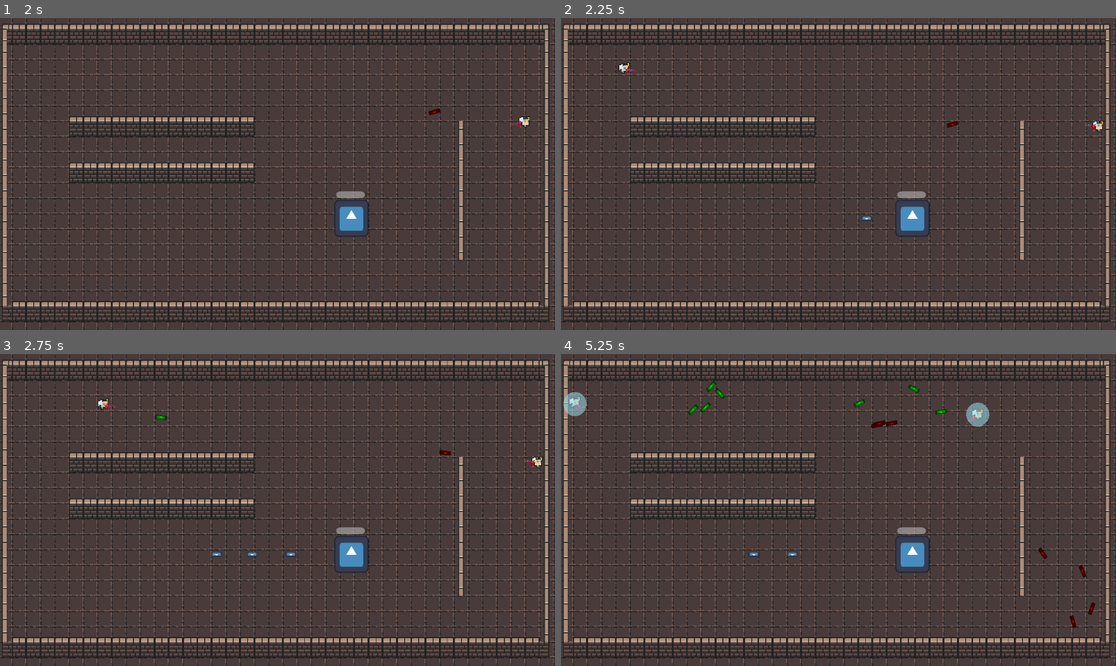
Above: before the commit, frames 1-4 (two rows, left to right).
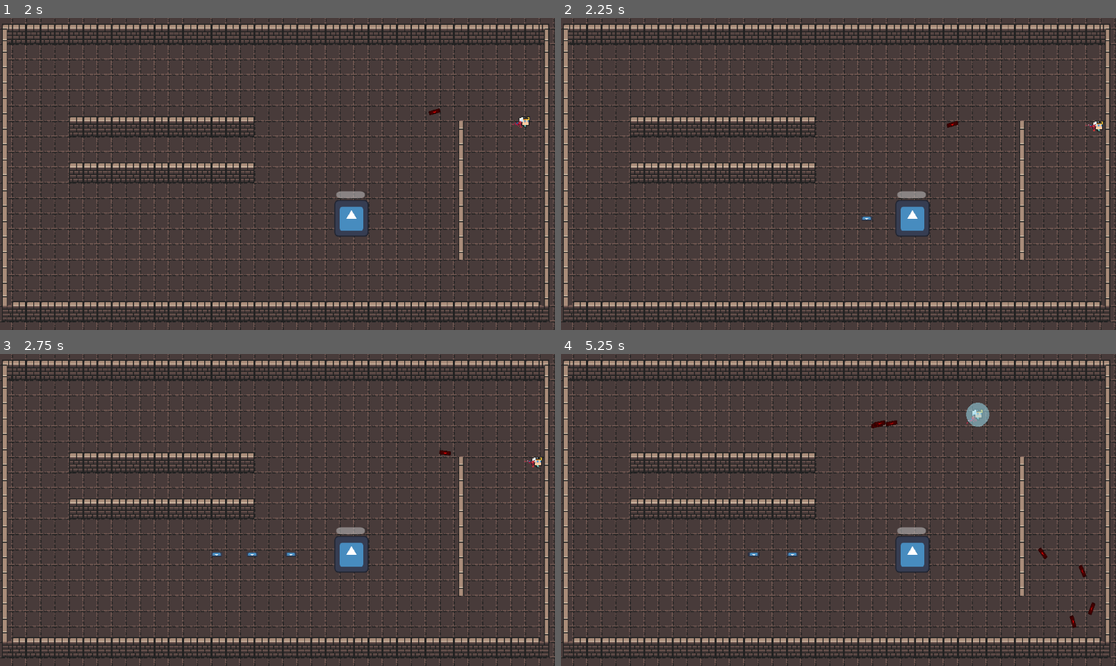
Above: after the commit, the same moments.

Repository: pabril03/ProyectoPLD
Game: Godot game, scene res://escenas/main.tscn
Two runs of this game, one before a commit and one after it. Both use one fixed random seed, a clock stepped at 60 frames per second and the inputs below. This scene is started directly instead of the project's main scene. The engine's default icon, where the game draws it, is replaced by a stand-in: a white triangle on a blue panel in a dark square.
Inputs (mouse positions are in pixels of both pictures, inside the frame that each line leads up to):
- Up to frame 1 (2 s): tap Enter at 0.5 s; move the mouse to (399, 158) at 0.52 s; press the mouse at (399, 158) at 0.53 s; hold D (right) 0.53-1.28 s; move the mouse to (166, 189) at 1.27 s; release the mouse at (166, 189) at 1.28 s; hold S (down) from 1.28 s (still down); right-click (166, 189) at 1.35 s; click (166, 189) at 1.55 s
- Up to frame 2 (2.25 s): tap Space (shield) at 2 s; move the mouse to (894, 105) at 2.02 s; release S (down) at 2.03 s; hold D (right) from 2.03 s (still down); hold Space (shield) from 2.03 s (still down)
- Up to frame 3 (2.75 s): keep holding D (right); keep holding Space (shield); click (333, 441) at 2.3 s
- Up to frame 4 (5.25 s): move the mouse to (810, 572) at 2.77 s; release D (right) at 2.78 s; release Space (shield) at 2.78 s; hold W (up) 2.78-3.53 s; click (810, 572) at 2.85 s; move the mouse to (1005, 556) at 3.52 s; press the mouse at (1005, 556) at 3.53 s; hold A (left) 3.53-5.03 s; move the mouse to (672, 463) at 4.27 s; release the mouse at (672, 463) at 4.28 s; right-click (672, 463) at 4.35 s; click (672, 463) at 4.55 s; move the mouse to (866, 510) at 5.02 s; hold S (down) from 5.03 s (still down); hold Space (shield) from 5.03 s (still down)

Frame 1 is identical in both runs. In frame 2, less than 0.1% of the frame differs, in the area x 10-14%, y 14-19%; in frame 3, less than 0.1%; in frame 4, 0.5%, in the area x 0-70%, y 8-21%.

Commit message:
Fixed respawns and phrases.
Añadidas frases de eliminación de enemigos. Arreglados los respawns individuales y con 2 players.

Diff:
--- a/scripts/enemigo.gd
+++ b/scripts/enemigo.gd
@@ -49,12 +49,30 @@
 	else:
 		disparo()
 
+
+func generar_frase(autor: int, type: String) -> String:
+	var frases = [
+		"¡Monstruo %s aniquilado! Excelente trabajo, jugador %d." % [type, autor],
+		"Has vencido al temible %s, ¡imbatible!." % [type],
+		"Jugador %d destrozó al %s sin piedad." % [autor, type],
+		"El %s no supo qué le esperaba contra ti, jugador %d." % [type, autor],
+		"¡Victoria! El %s ha sido erradicado del reino." % [type],
+		"%s eliminado con maestría por el jugador %d." % [type, autor],
+		"Otro %s menos en este mundo, cortesía de jugador %d." % [type, autor],
+		"El %s cayó ante tu habilidad, jugador %d." % [type, autor],
+		"Has sobrevivido a la amenaza %s y la has destruido." % [type],
+		"Jugador %d: 1 — %s: 0. Punto para ti." % [ autor, type],
+	]
+
+	return frases[randi() % frases.size()]
+
 func take_damage(amount: float, autor: int, _aux: String = "Jugador", _aux2: String = "Disparo") -> void:
 	health = clamp(health - amount, 0, max_health)
 	emit_signal("health_changed", health)
 
 	if health <= 0:
-		print("El jugador con ID: %d ha asesinado a un %s" % [autor, tipo_enemigo])
+		var msj = generar_frase(autor, String(tipo_enemigo))
+		print(msj)
 		queue_free()
 
 func heal(amount: float) -> void:
--- a/scripts/gun.gd
+++ b/scripts/gun.gd
@@ -16,7 +16,7 @@
 func _process(_delta: float) -> void:
 
 	var player = get_parent()
-	var dispositivo = GameManager.get_device_for_player(player.player_id)
+	dispositivo = GameManager.get_device_for_player(player.player_id)
 	var disparar := false
 	var disparar_alterno := false
 
--- a/scripts/main.gd
+++ b/scripts/main.gd
@@ -118,7 +118,15 @@
 	spawnear_dummy()
 
 func _process(_delta: float) -> void:
-	if GameManager.jugadores_vivos <= 1 and not player_respawning:
+	var devices = Input.get_connected_joypads()
+
+	if devices.size() == 0 and GameManager.jugadores_vivos == 0 and not player_respawning:
+		player_respawning = true
+		await get_tree().create_timer(2.0).timeout  # Espera 2 segundos antes del respawn
+		spawnear_jugador()
+		player_respawning = false
+
+	elif devices.size() >= 1 and GameManager.jugadores_vivos <= 1 and not player_respawning:
 		player_respawning = true
 		await get_tree().create_timer(2.0).timeout  # Espera 2 segundos antes del respawn
 		spawnear_jugador()
--- a/scripts/sniper_riffle.gd
+++ b/scripts/sniper_riffle.gd
@@ -21,7 +21,7 @@
 func _process(_delta: float) -> void:
 
 	var player = get_parent()
-	var dispositivo = GameManager.get_device_for_player(player.player_id)
+	dispositivo = GameManager.get_device_for_player(player.player_id)
 	var disparar := false
 	var disparar_alterno := false
 
